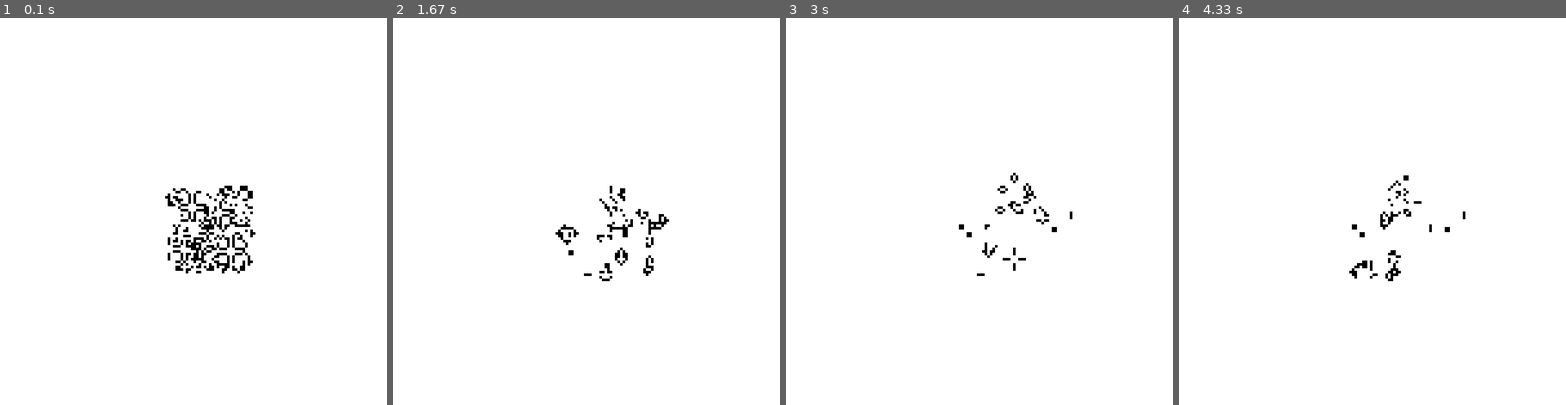
Above: before the commit, frames 1-4 (left to right).
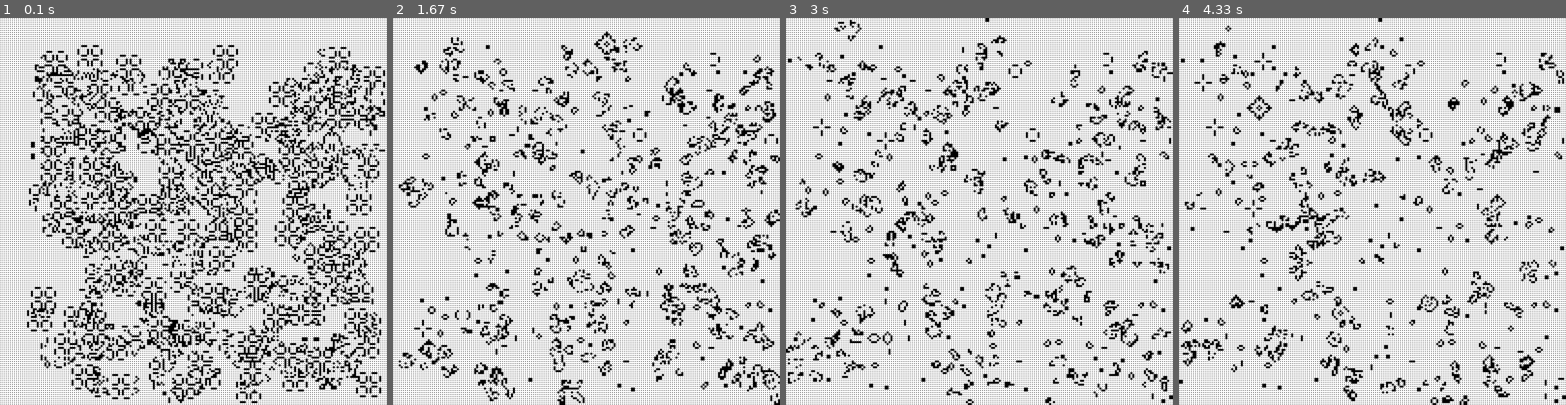
Above: after the commit, the same moments.

Repository: sinneDelirium/pygame_of_life
Game: pygame game, started from src/main.py
Two runs of this game, one before a commit and one after it. Both use one fixed random seed, a clock stepped at 60 frames per second and the inputs below.
Inputs:
- Up to frame 1 (0.1 s): no input
- Up to frame 2 (1.67 s): hold Right 0.33-0.8 s; hold Up 0.83-1.3 s; hold Right from 1.33 s (still down)
- Up to frame 3 (3 s): release Right at 1.8 s; hold Left 1.83-2.37 s; hold Down 2.4-2.87 s; hold Left from 2.9 s (still down)
- Up to frame 4 (4.33 s): release Left at 3.37 s; hold Up 3.4-3.87 s; hold Right from 3.9 s (still down)

The runs differ from the first frame. In frame 1, 28% of the frame differs, in the area x 0-100%, y 0-100%; in frame 2, 20%; in frame 3, 18%; in frame 4, 18%.

Commit message:
Finished minus QoL changes

Diff:
--- a/src/main.py
+++ b/src/main.py
@@ -14,9 +14,7 @@
     QUIT
 )
 
-
-# Create outline around blocks themselves (black outline with white interior)
-# Implement wrap-around
+# Implement wrap-around OR create a border of dead cells
 # Add ability to add patterns with mouse
 # Draw string with current generation
 # Draw string with current pattern selection and category (still lifes, oscillators, spaceships, etc.)
@@ -25,7 +23,10 @@
 
 
 SCREEN_SIZE = (600, 600)
-GRID_SIZE = (150, 150)
+GRID_SIZE = (200, 200)
+FG_COLOR = (0, 0, 0)
+BG_COLOR = (255, 255, 255)
+OUTLINE_THICKNESS = 1
 FPS = 30
 
 class Game:
@@ -48,7 +49,7 @@
         self.block_h = self.screen_height / self.grid_height
         self.grid = [[0 for x in range(self.grid_width)] for y in range(self.grid_height)]
 
-        # Add funky patterns
+        # Add funky pattern
         self.add_funky_pattern()
 
 
@@ -97,17 +98,22 @@
 
 
     def add_pattern(self, pattern, row, col):
-        pattern_width = len(pattern[0])
-        pattern_height = len(pattern)
+        if pattern:
+            pattern_width = len(pattern[0])
+            pattern_height = len(pattern)
 
-        # Check if pattern is fully within grid
-        if row + pattern_height > self.grid_height or col + pattern_width > self.grid_width:
-            return
+            # Check if pattern is fully within grid
+            if (row + pattern_height + 1 > self.grid_height or
+                col + pattern_width + 1 > self.grid_width or
+                row - pattern_width - 1 < 0 or
+                col - pattern_height - 1 < 0
+                ):
+                print("Pattern out of bounds")
+                return
 
-        # Make sure pattern exists and then add it to grid
-        if pattern:
             # Fill background area and one layer border with 0s
-            self.fill_area(row, col, pattern_width, pattern_height, 0)
+            self.fill_area(row - 1, col - 1, pattern_width + 1, pattern_height + 1, 0)
+
             # Fill pattern area with 1s
             for i in range(pattern_height):
                 for j in range(pattern_width):
@@ -117,21 +123,25 @@
     def add_funky_pattern(self):
         for i in range(-10, 10):
             for j in range(-10, 10):
+                grid_w_by_2  = self.grid_width // 2
+                grid_h_by_2 = self.grid_height // 2
                 self.add_pattern(PATTERNS["pulsar"],
-                                 self.grid_width // 2 + r.randint(-10, 10),
-                                 self.grid_height // 2 + r.randint(-10, 10))
+                                 grid_w_by_2 + r.randint(-grid_w_by_2, grid_w_by_2),
+                                 grid_h_by_2 + r.randint(-grid_h_by_2, grid_h_by_2))
 
 
     def render(self):
         for row in range(self.grid_height):
             for col in range(self.grid_width):
-                color = (255,255,255)
+                # Determine color based on state
+                color = BG_COLOR
                 if self.grid[row][col] == 1:
-                    color = (0,0,0)
+                    color = FG_COLOR
+
                 rect = pygame.Rect(col * self.block_w,
                                    row * self.block_h,
                                    self.block_w, self.block_h)
-                pygame.draw.rect(self.display_surf, color, rect)
+                pygame.draw.rect(self.display_surf, color, rect, OUTLINE_THICKNESS)
         pygame.display.flip()
 
 
